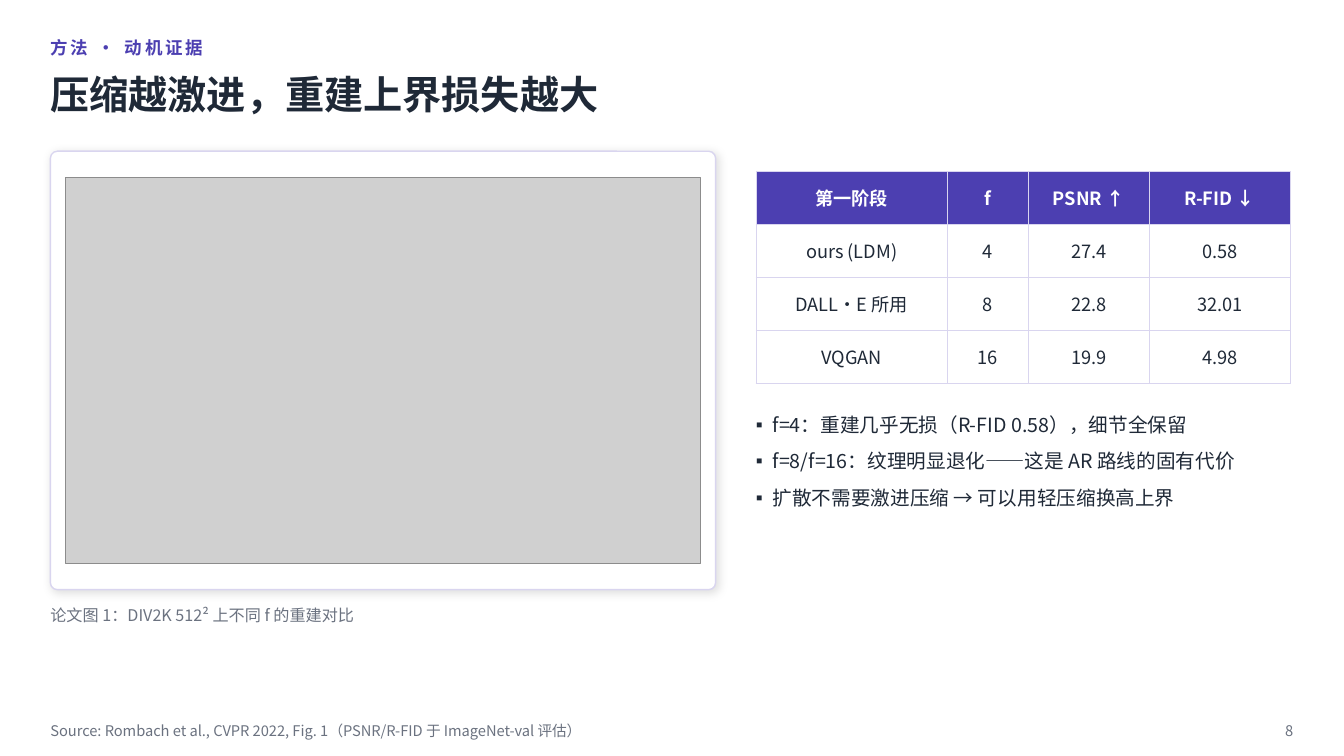
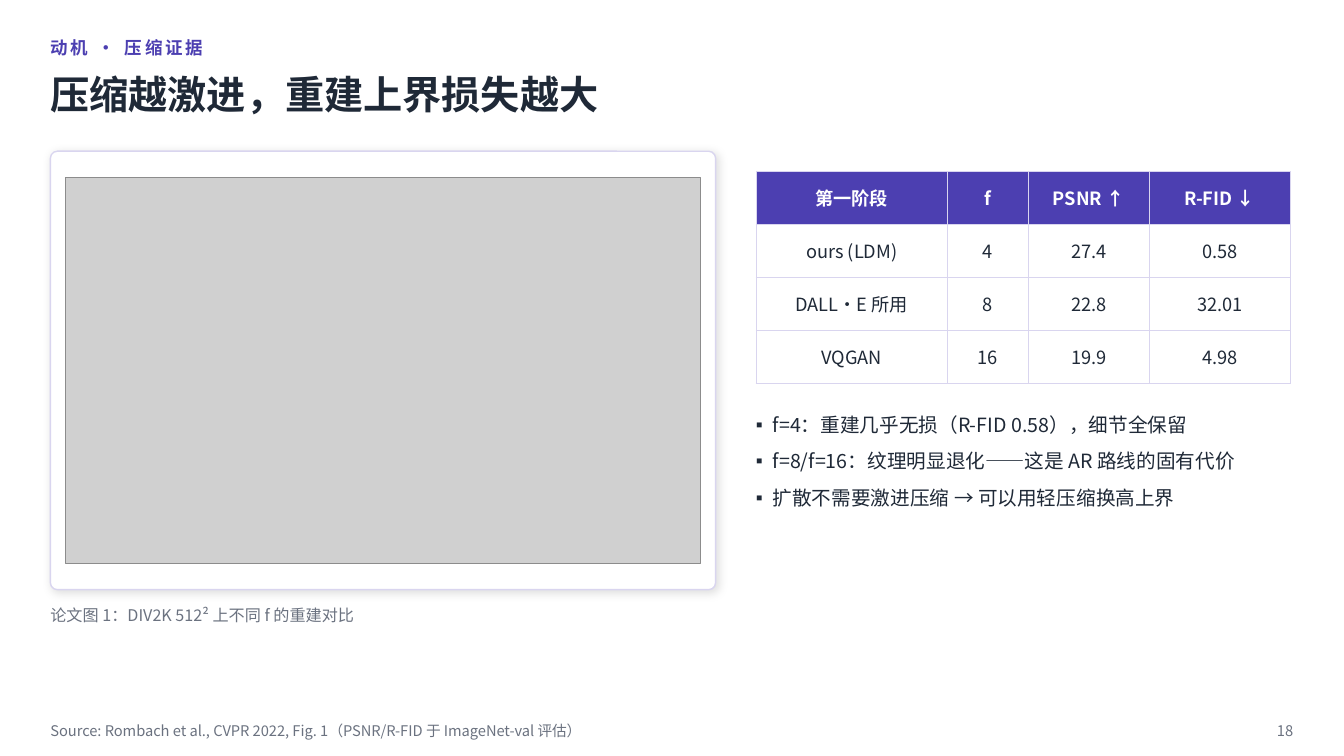
Before and after one commit to Gsheen76/My-Obsidian, a slide deck: slide 18 of 项目/学习项目/研究生阶段/多任务成像/组会汇报/LDM论文组会汇报-2026-09-20.pptx (slide 8 before the commit). Drawn at 1344x756 pixels with LibreOffice and Linux fonts; fonts in the diff are those of the drawing; grey boxes stand for pictures. Boxes give left, top, right and bottom in pixels: in the first picture for what was removed or moved away, otherwise in the second. Text is boxed around its words. In the diff, an @@ line names an element or a change of style, - is before the commit and + after.

```diff
--- a/项目/学习项目/研究生阶段/多任务成像/组会汇报/LDM论文组会汇报-2026-09-20.pptx
+++ b/项目/学习项目/研究生阶段/多任务成像/组会汇报/LDM论文组会汇报-2026-09-20.pptx
@@ text at box(50, 39, 203, 56): text changed @@
-方法 · 动机证据
+动机 · 压缩证据
@@ text at box(1277, 725, 1293, 736): text changed @@
-8
+18
```
Also in this commit, not shown: 27 other slides changed, 16 slides added, 4 slides removed, 7 other files.
